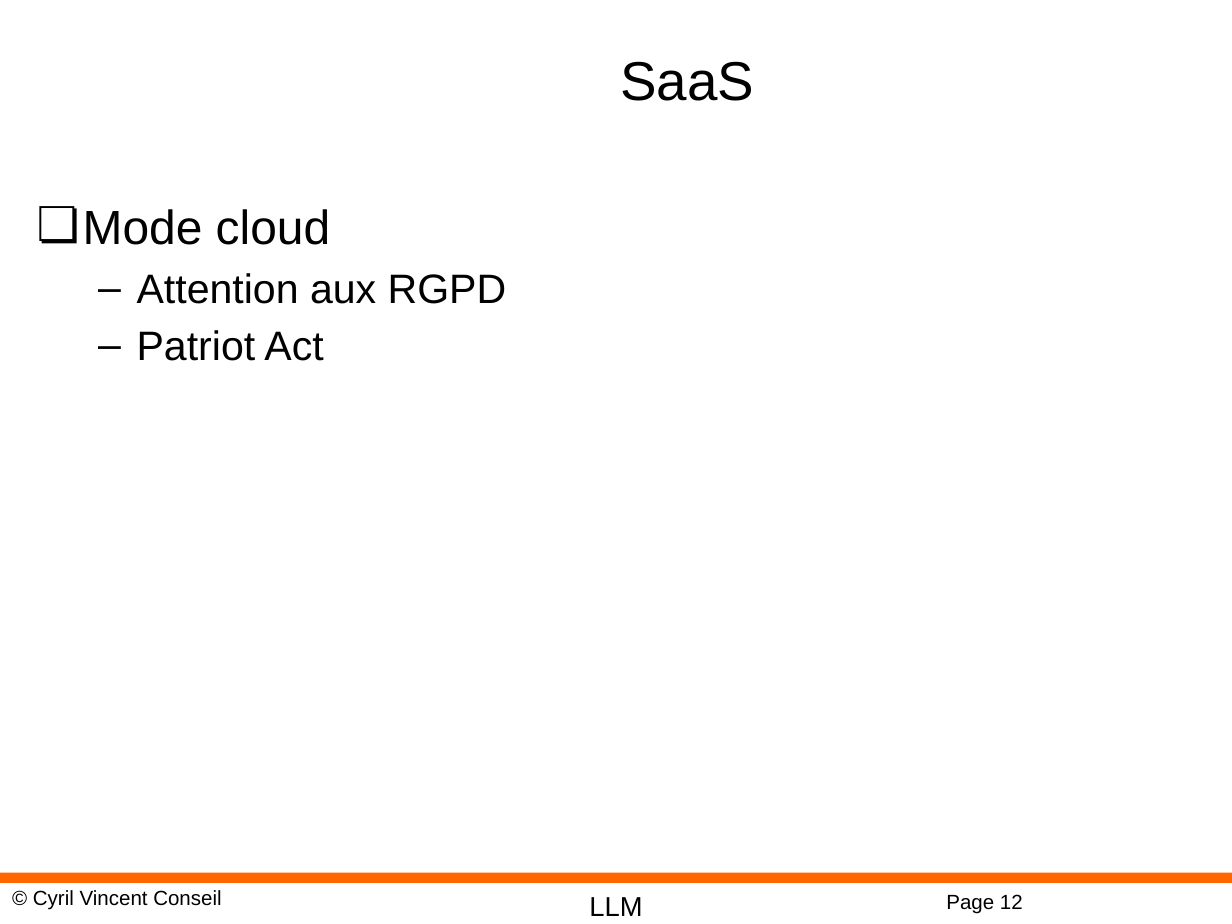
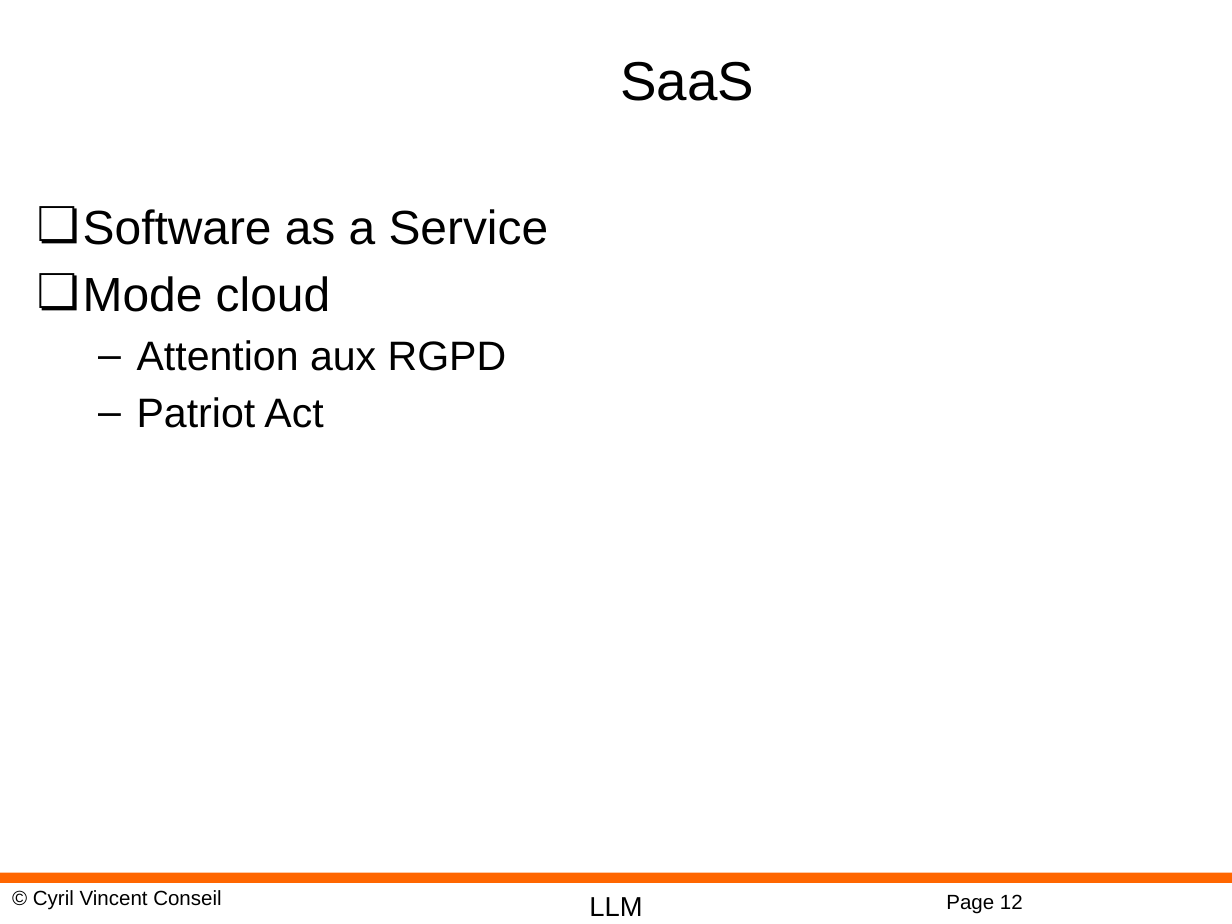
Before and after one commit to cyrilvincent/ia_industrie, a slide deck: slide 12 of ppt/IndusAI10-LLM.pptx. Drawn at 1232x924 pixels with LibreOffice and Linux fonts; fonts in the diff are those of the drawing; background and template pictures are left out. Boxes give left, top, right and bottom in pixels: in the first picture for what was removed or moved away, otherwise in the second. Text is boxed around its words. In the diff, an @@ line names an element or a change of style, - is before the commit and + after.

```diff
--- a/ppt/IndusAI10-LLM.pptx
+++ b/ppt/IndusAI10-LLM.pptx
@@ text at [83, 209, 549, 245]: paragraph added @@
+❏ Software as a Service
```
Also in this commit, not shown: 1 other slide changed, 2 other files.
